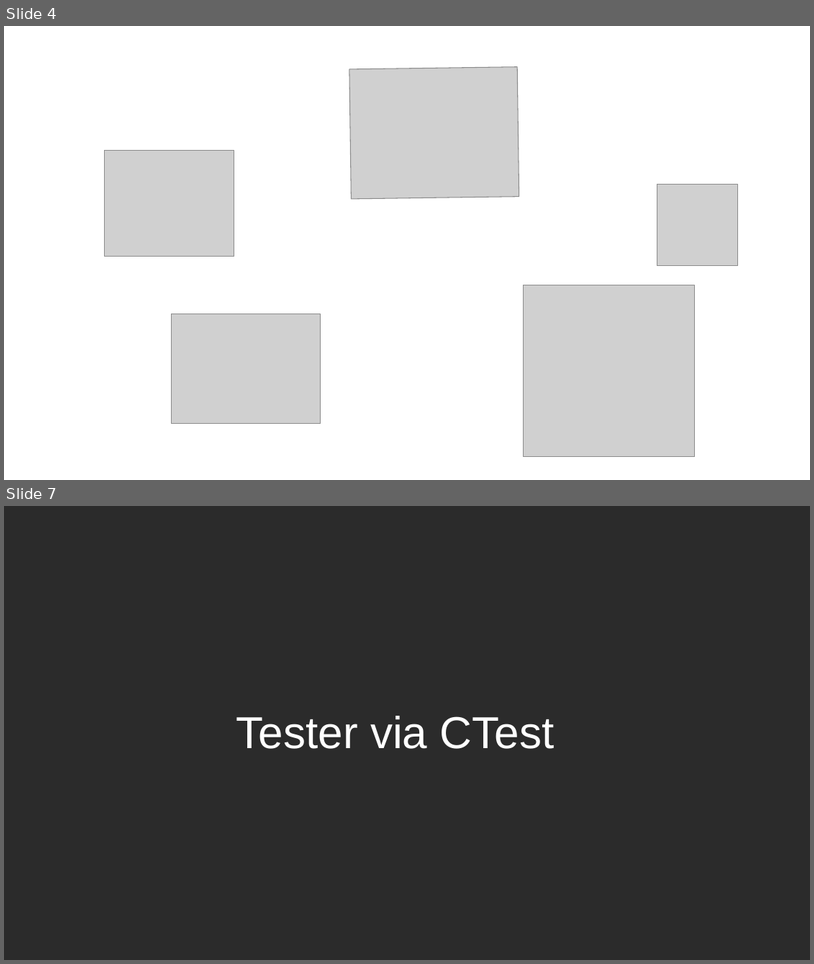
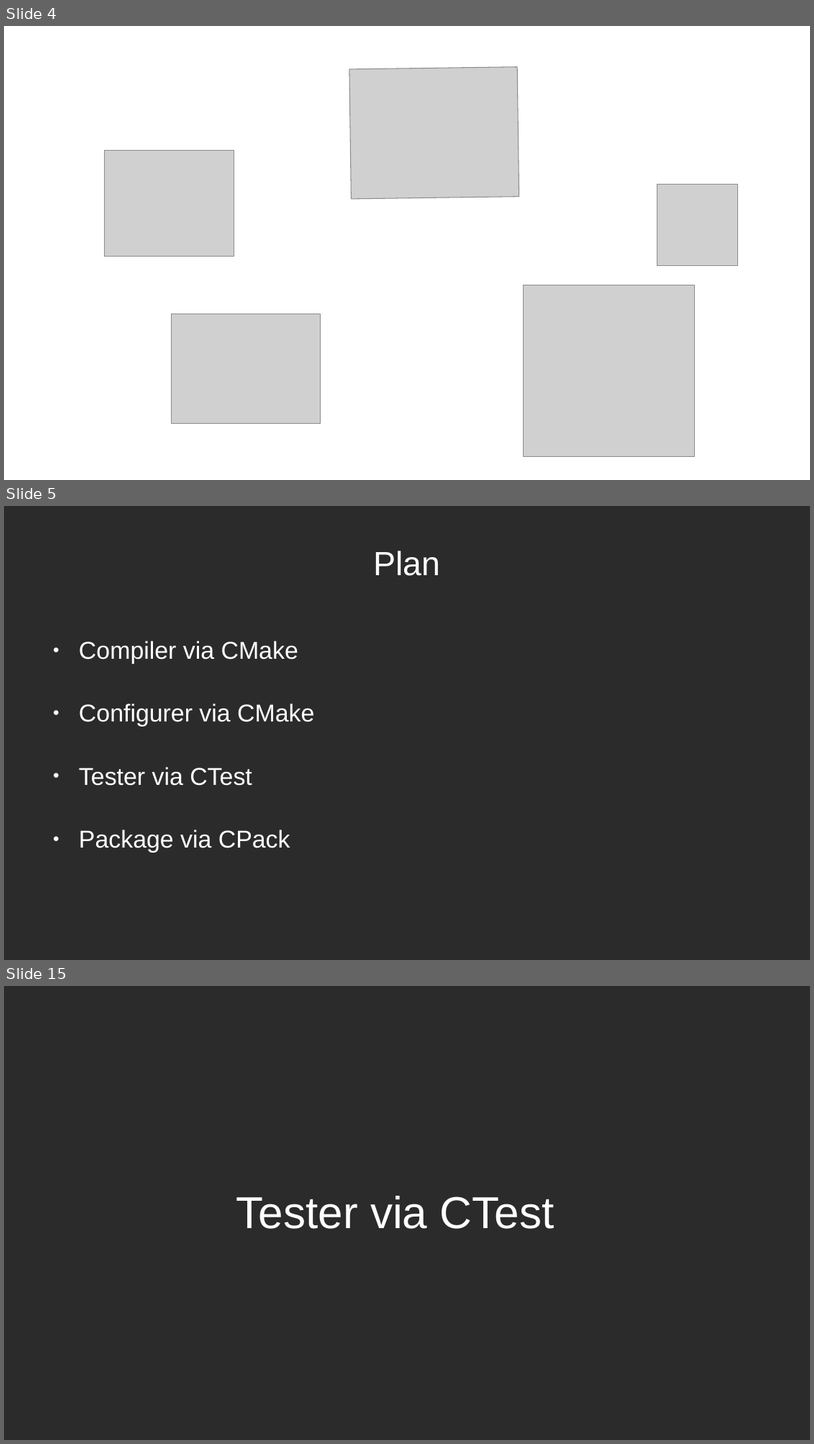
Before and after one commit to joeBlinx/Presentation_CMake, a slide deck: Presentation_CMake.odp. Shown one above the other, each under a label of ours: slides 4 and 7 before the commit, slides 4, 5 and 15 after it; the slides between them are not shown. The pictures are 814x964 and 814x1444 pixels, drawn with LibreOffice and Linux fonts; fonts in the diff are those of the drawing; grey boxes stand for pictures; background and template pictures are left out; a plain dark background stands for a picture behind light text. Boxes give left, top, right and bottom in pixels: in the first picture for what was removed or moved away, otherwise in the second. Text is boxed around its words. In the diff, an @@ line names an element or a change of style, - is before the commit and + after.

```diff
--- a/Presentation_CMake.odp
+++ b/Presentation_CMake.odp
@@ slide 5 added at <box>4,506,810,960</box>, background picture (left out) @@
@@ title added at <box>373,551,440,576</box>, 33 pt, text #FFFFFF @@
+Plan
@@ text added at <box>79,641,314,852</box>, 24 pt, text #FFFFFF @@
+● Compiler via CMake
+● Configurer via CMake
+● Tester via CTest
+● Package via CPack
@@ what was slide 7 is now slide 15 @@
```
Also in this commit, not shown: 3 slides changed, 7 other slides added, 2 other files.
